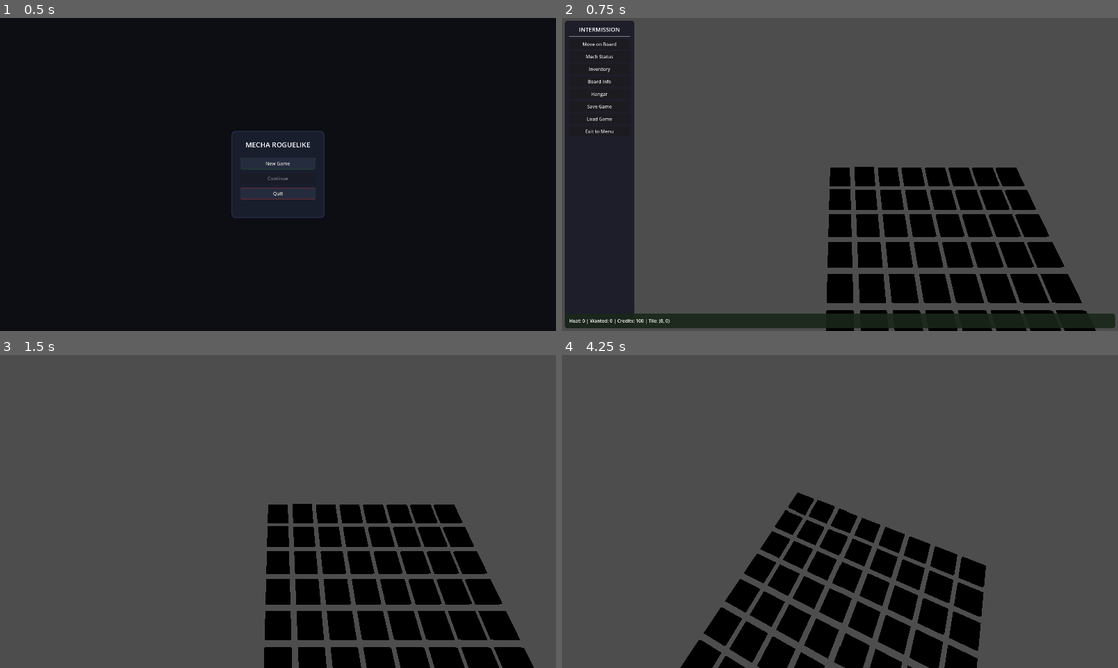
Above: before the commit, frames 1-4 (two rows, left to right).
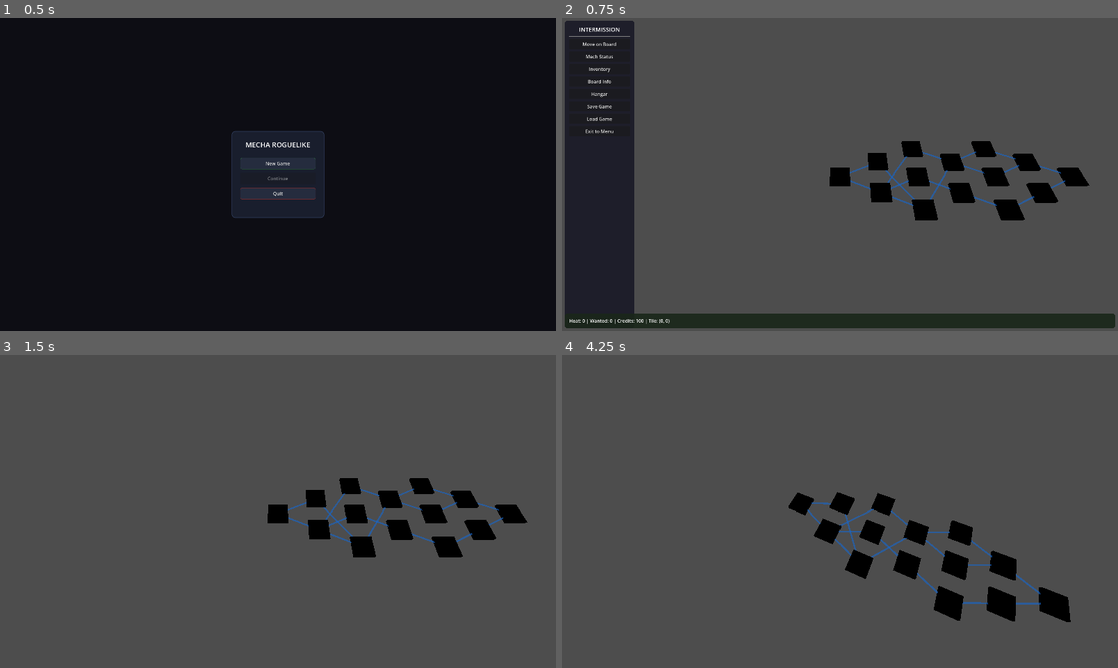
Above: after the commit, the same moments.

Repository: iHaveNoKnowledge/Godot_Project_rogue_mech
Game: Godot game, scene res://scenes/main_menu/main_menu.tscn
Two runs of this game, one before a commit and one after it. Both use one fixed random seed, a clock stepped at 60 frames per second and the inputs below. Sound files missing from this copy of the repository are replaced by a short silence.
Inputs (mouse positions are in pixels of both pictures, inside the frame that each line leads up to):
- Up to frame 1 (0.5 s): no input
- Up to frame 2 (0.75 s): click "New Game" at 0.5 s
- Up to frame 3 (1.5 s): click "Move on Board" at 1.25 s
- Up to frame 4 (4.25 s): tap Enter at 2 s; move the mouse to (962, 495) at 2.02 s; hold D (move_right) 2.03-2.75 s; hold Middle mouse button (aim) 2.03-2.75 s; click (962, 495) at 2.17 s; tap Space (jump) at 2.27, 3.5 s; drag from (728, 527) to (812, 574) at 2.77 s; move the mouse to (895, 442) at 3.52 s; hold D (move_right) from 3.53 s (still down); tap Shift (dash) at 3.6 s; click (895, 442) at 3.67 s

Frame 1 is identical in both runs. In frame 2, 14% of the frame differs, in the area x 47-96%, y 39-100%; in frame 3, 16%; in frame 4, 16%.

Commit message:
feat: Convert map generator into a Branching Roguelike Node Path Network with 3D path bridges

Diff:
--- a/scripts/board/board_generator.gd
+++ b/scripts/board/board_generator.gd
@@ -1,61 +1,99 @@
 extends Node
 
-@export var grid_size: Vector2i = Vector2i(8, 8)
-@export var combat_ratio: float = 0.35
-@export var event_ratio: float = 0.25
-@export var safehouse_ratio: float = 0.15
-@export var data_node_ratio: float = 0.15
-@export var dead_end_ratio: float = 0.10
+@export var num_layers: int = 7
+@export var min_nodes_per_layer: int = 2
+@export var max_nodes_per_layer: int = 4
 
 var tile_scene: PackedScene = preload("res://scenes/board/board_tile.tscn")
 
 
-func generate_board() -> Array:
-	var total_inner_tiles = (grid_size.x * grid_size.y) - 2 # Exclude start (0,0) and exit (7,7)
+func generate_board() -> Dictionary:
+	var nodes_dict: Dictionary = {} # Key: Vector2i(layer, index), Value: Node3D (BoardTile)
+	var layer_nodes: Array = [] # Array of Arrays of Vector2i keys
 
-	var combat_count = int(total_inner_tiles * combat_ratio)
-	var event_count = int(total_inner_tiles * event_ratio)
-	var safehouse_count = int(total_inner_tiles * safehouse_ratio)
-	var data_node_count = int(total_inner_tiles * data_node_ratio)
-	var dead_end_count = int(total_inner_tiles * dead_end_ratio)
-	var empty_count = total_inner_tiles - (combat_count + event_count + safehouse_count + data_node_count + dead_end_count)
+	# Step 1: Determine structure for each layer
+	for l in range(num_layers):
+		var count: int = 1
+		if l == 0 or l == num_layers - 1:
+			count = 1 # Start (Layer 0) and Exit (Last Layer) have exactly 1 node
+		else:
+			count = randi_range(min_nodes_per_layer, max_nodes_per_layer)
 
-	var type_pool: Array = []
-	for i in combat_count:
-		type_pool.append("combat")
-	for i in event_count:
-		type_pool.append("event")
-	for i in safehouse_count:
-		type_pool.append("safehouse")
-	for i in data_node_count:
-		type_pool.append("data_node")
-	for i in dead_end_count:
-		type_pool.append("dead_end")
-	for i in max(0, empty_count):
-		type_pool.append("empty")
-	type_pool.shuffle()
+		var current_layer_keys: Array = []
+		for i in range(count):
+			var key = Vector2i(l, i)
+			current_layer_keys.append(key)
+		layer_nodes.append(current_layer_keys)
 
-	var grid: Array = []
-	for y in grid_size.y:
-		var row: Array = []
-		for x in grid_size.x:
+	# Step 2: Determine connections between layer L and L+1
+	var connections_dict: Dictionary = {} # Key: Vector2i(layer, index), Value: Array[Vector2i]
+
+	for l in range(num_layers - 1):
+		var curr_keys = layer_nodes[l]
+		var next_keys = layer_nodes[l + 1]
+
+		# Ensure every node in current layer connects to at least 1 node in next layer
+		for key in curr_keys:
+			if not connections_dict.has(key):
+				connections_dict[key] = []
+
+			var target_index = randi() % next_keys.size()
+			var target_key = next_keys[target_index]
+			if not connections_dict[key].has(target_key):
+				connections_dict[key].append(target_key)
+
+		# Ensure every node in next layer has at least 1 incoming connection from current layer
+		for n_key in next_keys:
+			var has_incoming = false
+			for c_key in curr_keys:
+				if connections_dict.has(c_key) and connections_dict[c_key].has(n_key):
+					has_incoming = true
+					break
+
+			if not has_incoming:
+				# Pick a random node from current layer and add connection
+				var source_key = curr_keys[randi() % curr_keys.size()]
+				if not connections_dict.has(source_key):
+					connections_dict[source_key] = []
+				connections_dict[source_key].append(n_key)
+
+	# Step 3: Instantiate tiles with tile types
+	var type_pool = ["combat", "combat", "event", "safehouse", "data_node", "dead_end"]
+
+	for l in range(num_layers):
+		var keys = layer_nodes[l]
+		var count = keys.size()
+
+		for i in range(count):
+			var key = keys[i]
 			var tile_type: String = "empty"
 
-			# Enforce fixed Start (0,0) and Exit (max_x, max_y)
-			if x == 0 and y == 0:
+			if l == 0:
 				tile_type = "start"
-			elif x == grid_size.x - 1 and y == grid_size.y - 1:
+			elif l == num_layers - 1:
 				tile_type = "exit"
+			elif l == int(num_layers / 2) and i == 0:
+				tile_type = "safehouse" # Mid-run guaranteed safehouse
 			else:
-				if not type_pool.is_empty():
-					tile_type = type_pool.pop_back()
+				tile_type = type_pool[randi() % type_pool.size()]
 
 			var tile_instance = tile_scene.instantiate()
 			tile_instance.set_meta("tile_type", tile_type)
-			tile_instance.set_meta("grid_pos", Vector2i(x, y))
-			tile_instance.position = Vector3(x * 2.5, 0, y * 2.5)
-			row.append(tile_instance)
-		grid.append(row)
+			tile_instance.set_meta("grid_pos", key)
 
-	GlobalData.board_grid = grid
-	return grid
+			# Position in 3D space (X along layer, Z spaced vertically)
+			var x_pos = l * 4.0
+			var z_offset = (float(i) - float(count - 1) / 2.0) * 3.5
+			tile_instance.position = Vector3(x_pos, 0, z_offset)
+
+			var connects: Array = connections_dict.get(key, [])
+			tile_instance.set_meta("connections", connects)
+
+			nodes_dict[key] = tile_instance
+
+	GlobalData.board_grid = [nodes_dict]
+	return {
+		"nodes": nodes_dict,
+		"layer_nodes": layer_nodes,
+		"connections": connections_dict
+	}
--- a/scripts/board/board_manager.gd
+++ b/scripts/board/board_manager.gd
@@ -4,26 +4,38 @@
 @onready var player_token: MeshInstance3D = $PlayerToken
 
 var current_pos: Vector2i = Vector2i.ZERO
-var board: Array = []
+var nodes_dict: Dictionary = {}
 
 
 func _ready() -> void:
 	Input.mouse_mode = Input.MOUSE_MODE_VISIBLE
 	var generator = get_node_or_null("BoardGenerator")
 	if generator:
-		board = generator.generate_board()
-		for row in board:
-			for tile in row:
-				tile_container.add_child(tile)
+		var data = generator.generate_board()
+		nodes_dict = data["nodes"]
+
+		# Add tiles to container
+		for key in nodes_dict:
+			tile_container.add_child(nodes_dict[key])
+
+		# Generate 3D visual path bridges between connected nodes
+		for key in nodes_dict:
+			var tile = nodes_dict[key]
+			if tile.has_method("create_path_visuals"):
+				tile.create_path_visuals(nodes_dict)
+
 	current_pos = GlobalData.current_tile
+	if not nodes_dict.has(current_pos):
+		current_pos = Vector2i(0, 0)
+		GlobalData.current_tile = current_pos
+
 	_update_token_position()
 	_highlight_adjacent()
 
 
 func move_to_tile(target: Vector2i) -> bool:
-	if not _is_adjacent(current_pos, target):
-		return false
-	if not _is_in_bounds(target):
+	if not _is_connected_path(current_pos, target):
+		print("Invalid path! Must follow connected branching node paths.")
 		return false
 
 	current_pos = target
@@ -32,7 +44,7 @@
 	_clear_highlights()
 	_highlight_adjacent()
 
-	var tile_data = board[target.y][target.x]
+	var tile_data = nodes_dict[target]
 	var tile_type = tile_data.get_meta("tile_type", "empty")
 
 	# Turn Mobilization & Stalking Ace Interception
@@ -48,6 +60,35 @@
 			intermission.visible = true
 			intermission.status_label.text = intermission._get_status_text()
 	return true
+
+
+func _is_connected_path(from_key: Vector2i, to_key: Vector2i) -> bool:
+	if not nodes_dict.has(from_key):
+		return false
+	var from_tile = nodes_dict[from_key]
+	var connects = from_tile.get_meta("connections", [])
+	return to_key in connects
+
+
+func _highlight_adjacent() -> void:
+	if not nodes_dict.has(current_pos):
+		return
+	var current_tile = nodes_dict[current_pos]
+	var connects = current_tile.get_meta("connections", [])
+	for target_key in connects:
+		if nodes_dict.has(target_key):
+			nodes_dict[target_key].highlight(true)
+
+
+func _clear_highlights() -> void:
+	for key in nodes_dict:
+		nodes_dict[key].highlight(false)
+
+
+func _update_token_position() -> void:
+	if nodes_dict.has(current_pos):
+		var tile = nodes_dict[current_pos]
+		player_token.global_position = tile.global_position + Vector3(0, 0.5, 0)
 
 
 # Turn mobilization refilling (Low Heat Grace Period: suppressed when Heat < 3)
@@ -165,33 +206,6 @@
 
 
 func get_tile_type(pos: Vector2i) -> String:
-	if _is_in_bounds(pos):
-		return board[pos.y][pos.x].get_meta("tile_type", "empty")
+	if nodes_dict.has(pos):
+		return nodes_dict[pos].get_meta("tile_type", "empty")
 	return "empty"
-
-
-func _update_token_position() -> void:
-	player_token.position = Vector3(current_pos.x * 2.5, 0.5, current_pos.y * 2.5)
-
-
-func _highlight_adjacent() -> void:
-	var directions = [Vector2i(1, 0), Vector2i(-1, 0), Vector2i(0, 1), Vector2i(0, -1)]
-	for dir in directions:
-		var pos = current_pos + dir
-		if _is_in_bounds(pos):
-			var tile = board[pos.y][pos.x]
-			tile.highlight(true)
-
-
-func _clear_highlights() -> void:
-	for row in board:
-		for tile in row:
-			tile.highlight(false)
-
-
-func _is_adjacent(a: Vector2i, b: Vector2i) -> bool:
-	return abs(a.x - b.x) + abs(a.y - b.y) == 1
-
-
-func _is_in_bounds(pos: Vector2i) -> bool:
-	return pos.x >= 0 and pos.x < board.size() and pos.y >= 0 and pos.y < board[0].size()
--- a/scripts/board/board_tile.gd
+++ b/scripts/board/board_tile.gd
@@ -4,16 +4,51 @@
 var tile_type: String = "empty"
 var is_highlighted: bool = false
 var is_revealed: bool = false
+var connections: Array = []
 
 
 func _ready() -> void:
 	add_to_group("board_tile")
 	tile_type = get_meta("tile_type", "empty")
 	grid_pos = get_meta("grid_pos", Vector2i.ZERO)
-	# Start, Safehouse, Exit, and Data nodes are permanently visible
+	connections = get_meta("connections", [])
+
 	if tile_type in ["start", "exit", "safehouse", "data_node"]:
 		is_revealed = true
 	_update_visual()
+
+
+func create_path_visuals(nodes_dict: Dictionary) -> void:
+	for target_key in connections:
+		if not nodes_dict.has(target_key):
+			continue
+		var target_tile: Node3D = nodes_dict[target_key]
+		var start_pos = global_position
+		var end_pos = target_tile.global_position
+
+		_spawn_path_bridge(start_pos, end_pos)
+
+
+func _spawn_path_bridge(from_pos: Vector3, to_pos: Vector3) -> void:
+	var mid_pos = (from_pos + to_pos) / 2.0
+	var distance = from_pos.distance_to(to_pos)
+
+	var path_mesh = MeshInstance3D.new()
+	var box = BoxMesh.new()
+	box.size = Vector3(0.15, 0.05, distance)
+	path_mesh.mesh = box
+
+	var mat = StandardMaterial3D.new()
+	mat.albedo_color = Color(0.3, 0.6, 0.9, 0.6)
+	mat.transparency = BaseMaterial3D.TRANSPARENCY_ALPHA
+	mat.emission_enabled = true
+	mat.emission = Color(0.1, 0.4, 0.8)
+	mat.emission_energy_multiplier = 1.0
+	path_mesh.material_override = mat
+
+	get_parent().add_child(path_mesh)
+	path_mesh.global_position = mid_pos
+	path_mesh.look_at(to_pos, Vector3.UP)
 
 
 func reveal() -> void:
@@ -28,7 +63,7 @@
 	var material = StandardMaterial3D.new()
 
 	if tile_type == "dead_end" and not is_revealed:
-		material.albedo_color = Color(0.4, 0.4, 0.45) # Hidden until approached
+		material.albedo_color = Color(0.4, 0.4, 0.45)
 		mesh_instance.set_surface_override_material(0, material)
 		return
 
@@ -36,7 +71,7 @@
 		"start":
 			material.albedo_color = Color(0.2, 0.7, 0.9) # Cyan Practice Hangar
 		"exit":
-			material.albedo_color = Color(0.8, 0.2, 0.8) # Magenta Extraction/Boss
+			material.albedo_color = Color(0.8, 0.2, 0.8) # Magenta Boss Extraction
 		"combat":
 			material.albedo_color = Color(0.8, 0.2, 0.2) # Red Combat
 		"event":
@@ -59,7 +94,7 @@
 		return
 	if active:
 		mesh_instance.position.y = 0.1
-		reveal() # Reveal tile when player approaches/highlights adjacent
+		reveal()
 	else:
 		mesh_instance.position.y = 0.0
 
